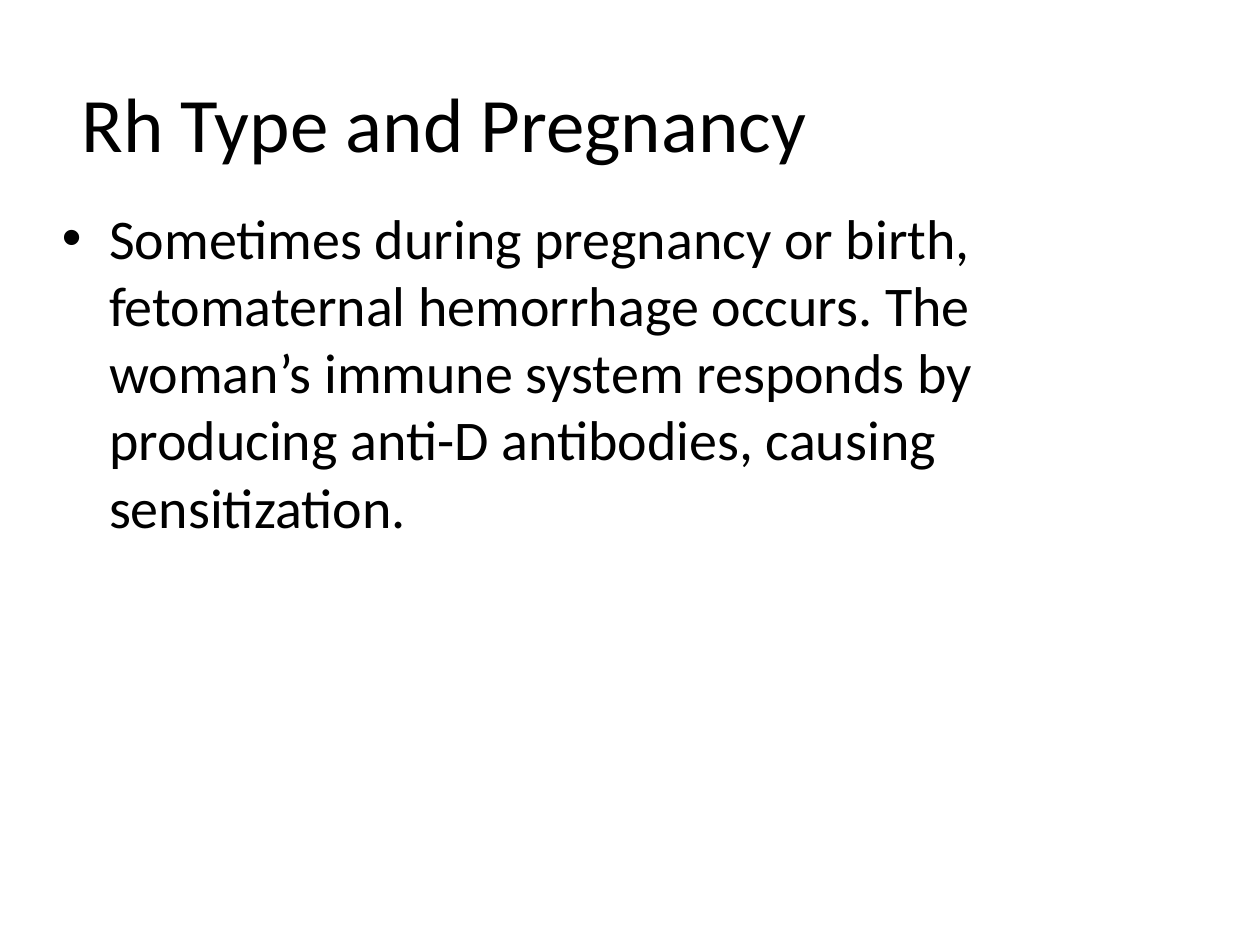
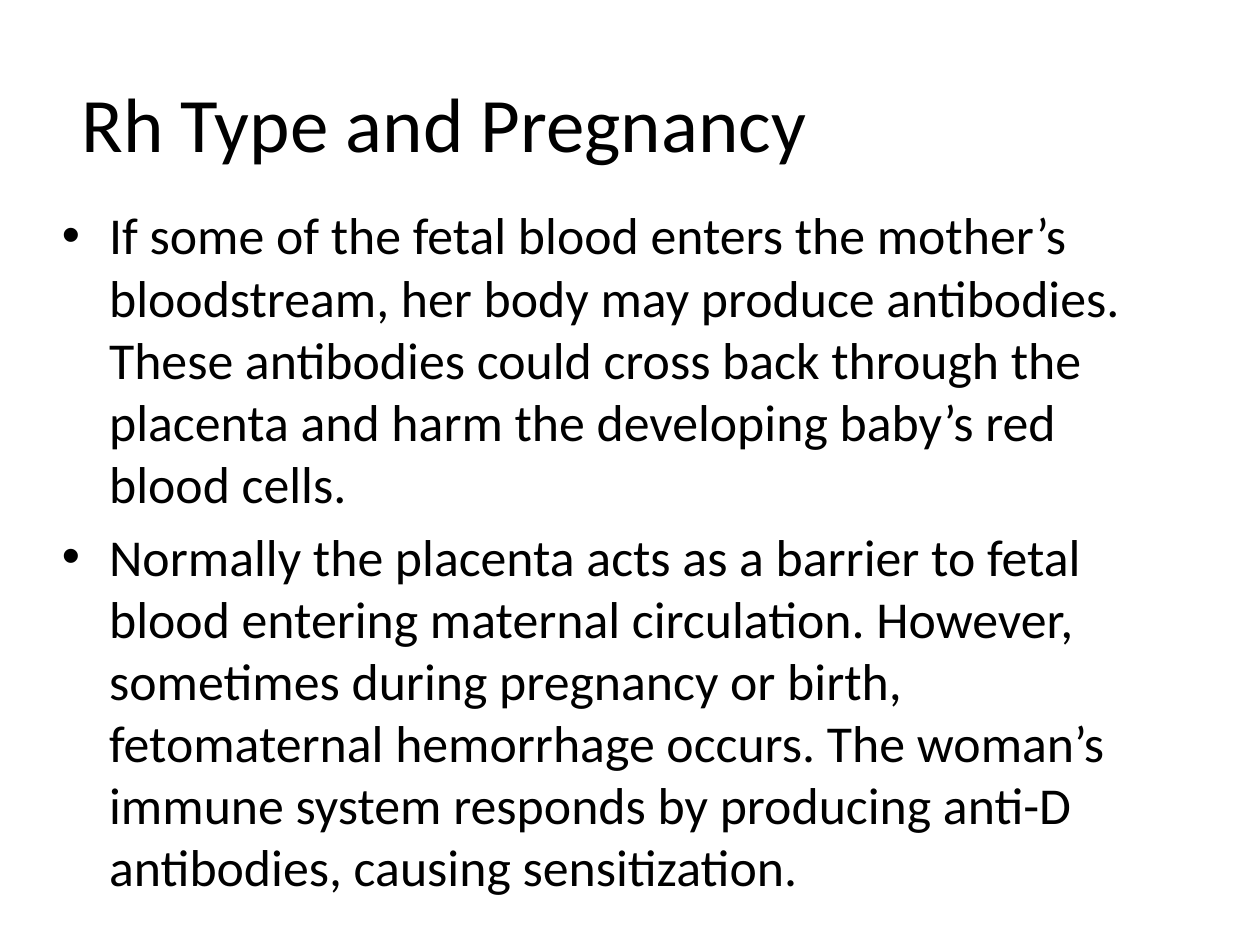
Before and after one commit to wahlanglarisa/springboot_practice, a slide deck: slide 6 of Rh Incompatibility.pptx. Drawn at 1260x945 pixels with LibreOffice and Linux fonts; fonts in the diff are those of the drawing. Boxes give left, top, right and bottom in pixels: in the first picture for what was removed or moved away, otherwise in the second. Text is boxed around its words. In the diff, an @@ line names an element or a change of style, - is before the commit and + after.

```diff
--- a/Rh Incompatibility.pptx
+++ b/Rh Incompatibility.pptx
@@ text at box(109, 217, 1119, 833): text changed; size 32 to 29.6 pt @@
-• Sometimes during pregnancy or birth, fetomaternal hemorrhage occurs. The woman’s immune system responds by producing anti-D antibodies, causing sensitization.
+• If some of the fetal blood enters the mother’s bloodstream, her body may produce antibodies. These antibodies could cross back through the placenta and harm the developing baby’s red blood cells.
+• Normally the placenta acts as a barrier to fetal blood entering maternal circulation. However, sometimes during pregnancy or birth, fetomaternal hemorrhage occurs. The woman’s immune system responds by producing anti-D antibodies, causing sensitization.
```
Also in this commit, not shown: 4 other slides changed, 3 slides added, 9 other files.
